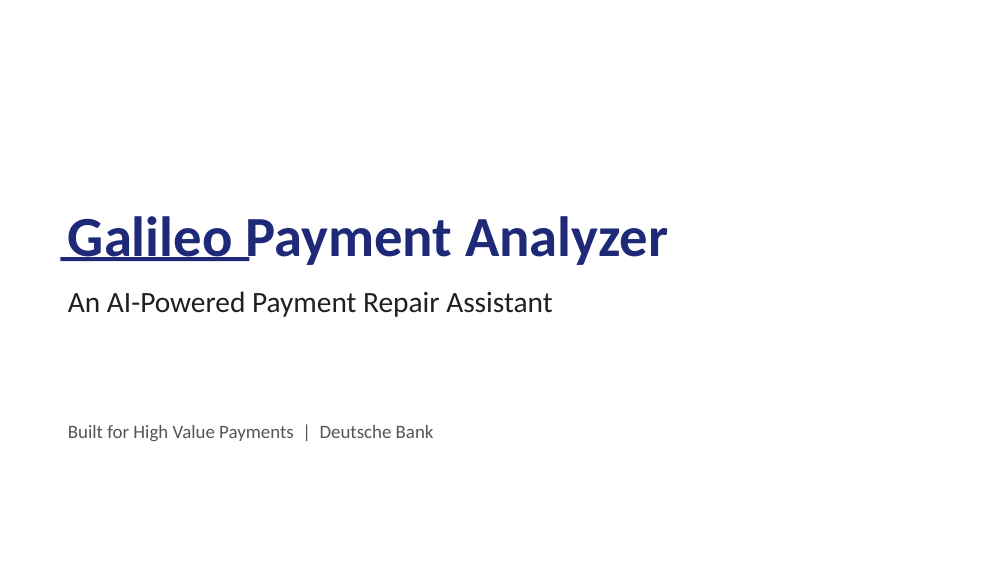
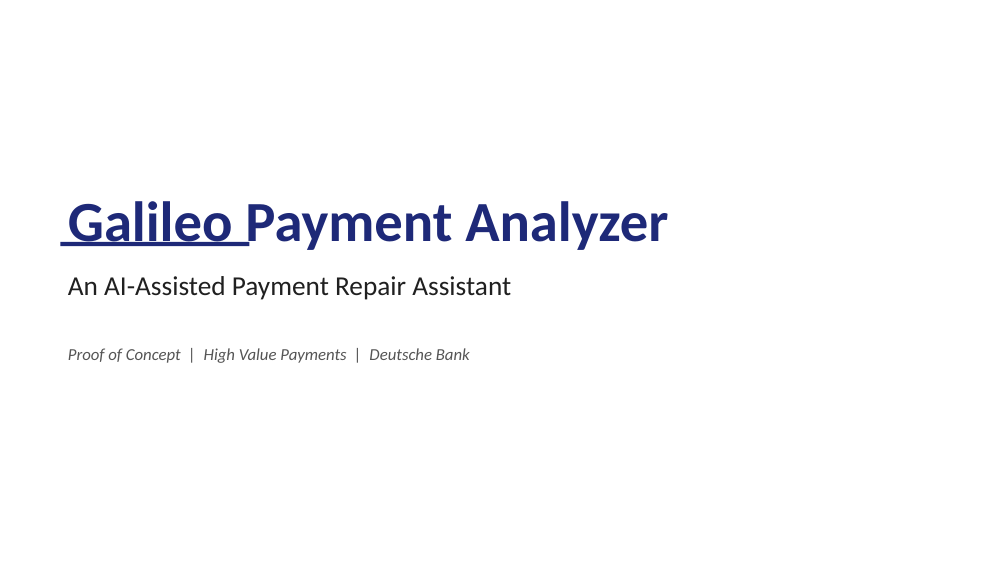
Before and after one commit to AdamJirari/Bank-Game, a slide deck: slide 1 of Galileo_Payment_Analyzer.pptx. Drawn at 1008x567 pixels with LibreOffice and Linux fonts; fonts in the diff are those of the drawing. Boxes give left, top, right and bottom in pixels: in the first picture for what was removed or moved away, otherwise in the second. Text is boxed around its words. In the diff, an @@ line names an element or a change of style, - is before the commit and + after.

```diff
--- a/Galileo_Payment_Analyzer.pptx
+++ b/Galileo_Payment_Analyzer.pptx
@@ text "Galileo Payment Analyzer": place and size @@
-text "Galileo Payment Analyzer" at (68,216,668,265)
+text "Galileo Payment Analyzer" at (68,201,668,250)
@@ rectangle: place and size @@
-rectangle at (60,257,250,262)
+rectangle at (60,242,250,247)
@@ text at (68,276,511,300): text changed; size 28 to 26 pt @@
-An AI-Powered Payment Repair Assistant
+An AI-Assisted Payment Repair Assistant
@@ text at (68,348,470,363): text changed; size 18 to 16 pt; italic on @@
-Built for High Value Payments | Deutsche Bank
+Proof of Concept | High Value Payments | Deutsche Bank
```
Also in this commit, not shown: 3 other slides changed, 7 slides added, 8 slides removed.
